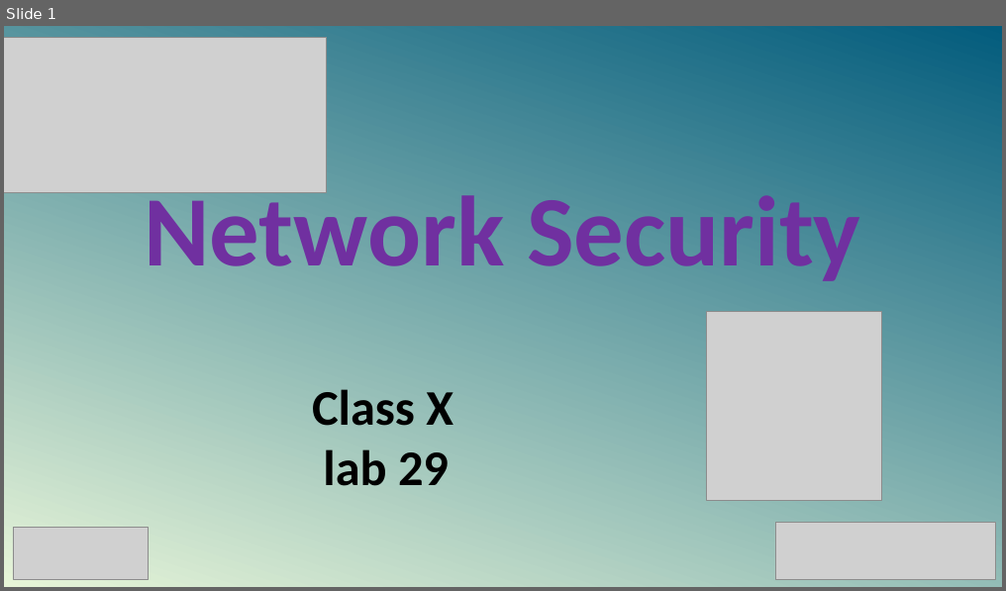
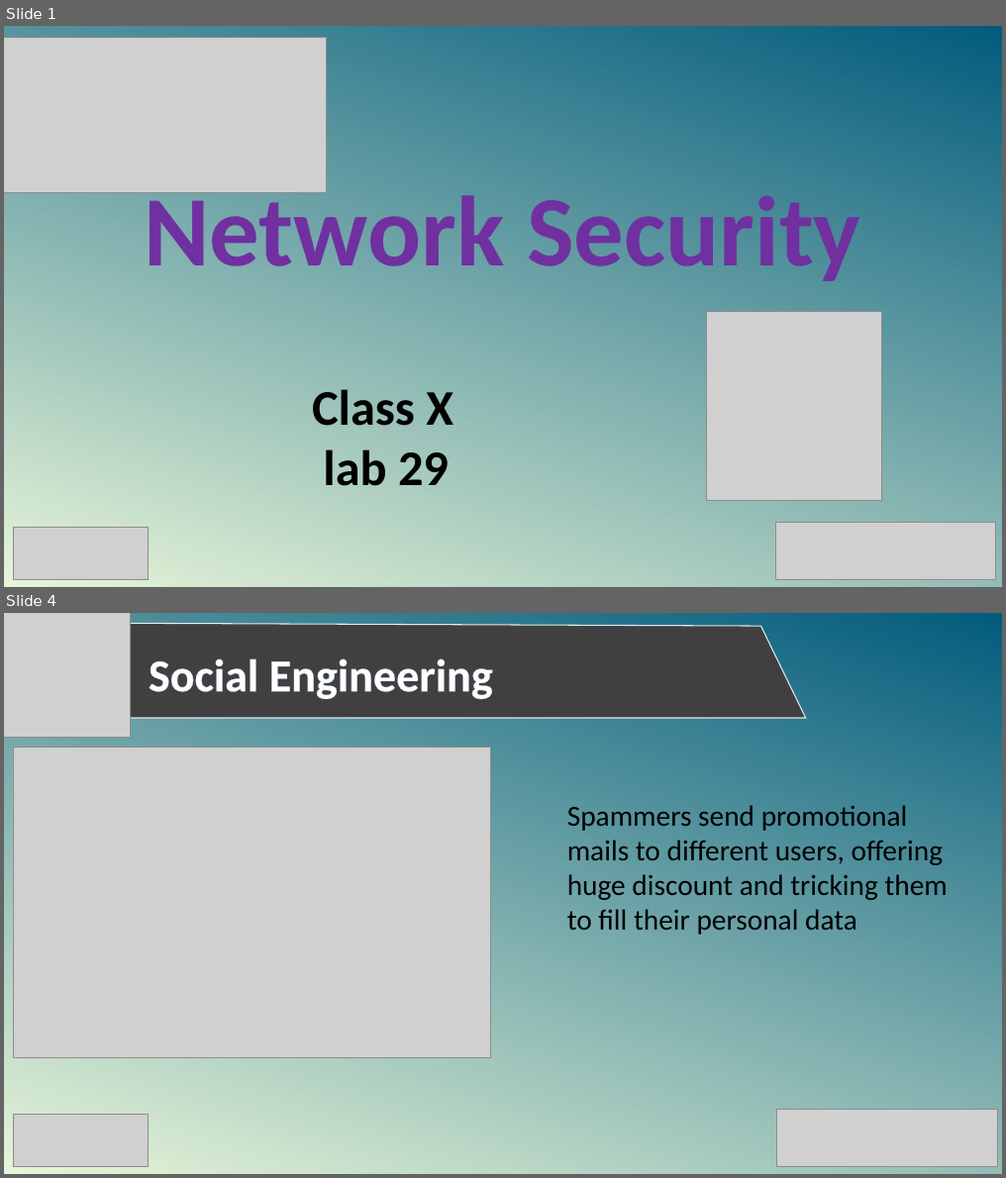
Before and after one commit to SabitDeepto/IIDP, a slide deck: Network Security/class 10/NetSec_11/2. Presentation/NetSec_11.pptx. Shown one above the other, each under a label of ours: slide 1 before the commit, slides 1 and 4 after it; the slides between them are not shown. The pictures are 1006x591 and 1006x1178 pixels, drawn with LibreOffice and Linux fonts; fonts in the diff are those of the drawing; grey boxes stand for pictures. Boxes give left, top, right and bottom in pixels: in the first picture for what was removed or moved away, otherwise in the second. Text is boxed around its words. In the diff, an @@ line names an element or a change of style, - is before the commit and + after.

```diff
--- a/Network Security/class 10/NetSec_11/2. Presentation/NetSec_11.pptx
+++ b/Network Security/class 10/NetSec_11/2. Presentation/NetSec_11.pptx
@@ slide 4 added at [4, 613, 1002, 1174], background gradient #E7F5D9 to #035C7D @@
@@ picture added at [4, 613, 131, 738] @@
@@ freeform shape added at [40, 623, 806, 718], fill #404040, outline #FFFFFF 1 pt @@
@@ text added at [149, 659, 493, 699], 44 pt, text #FFFFFF, bold @@
+Social Engineering
@@ picture added at [13, 748, 491, 1059] @@
@@ text added at [567, 805, 947, 935], 28 pt, text #000000 @@
+Spammers send promotional mails to different users, offering huge discount and tricking them to fill their personal data
@@ picture added at [13, 1115, 148, 1166] @@
@@ picture added at [776, 1109, 997, 1167] @@
```
Also in this commit, not shown: 9 other slides added, 9 slides removed, 6 other files.
